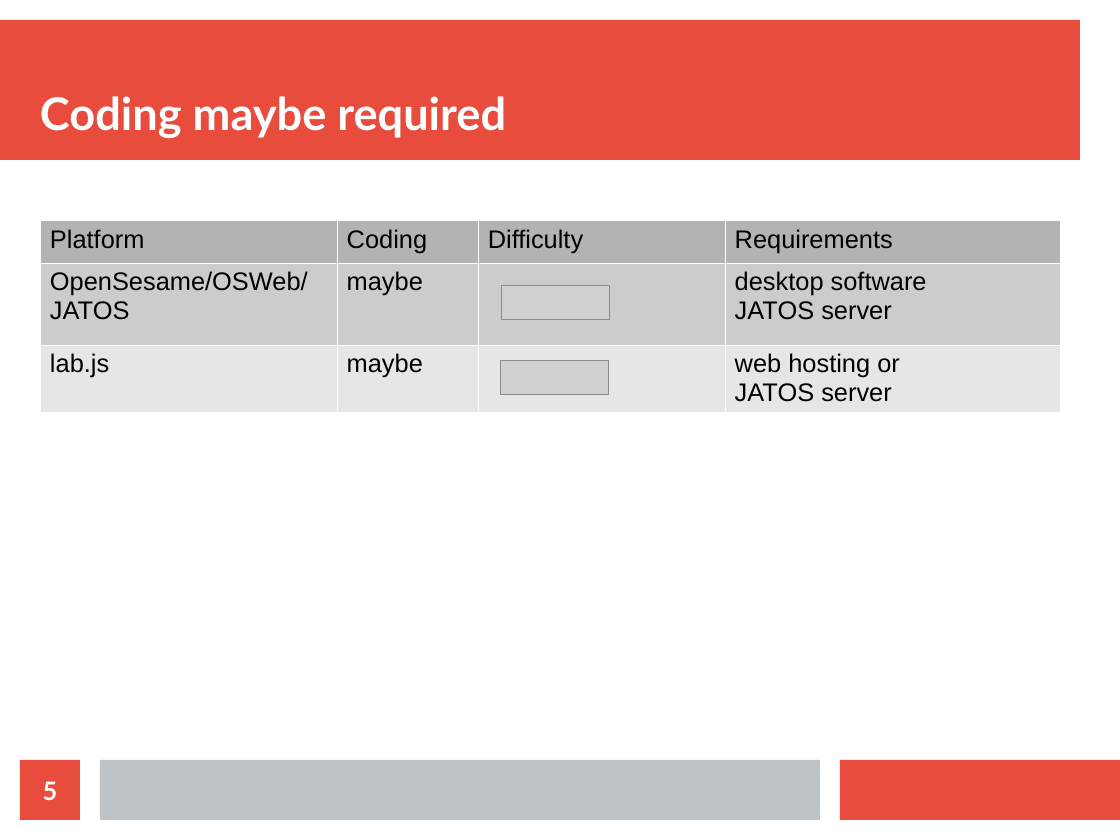
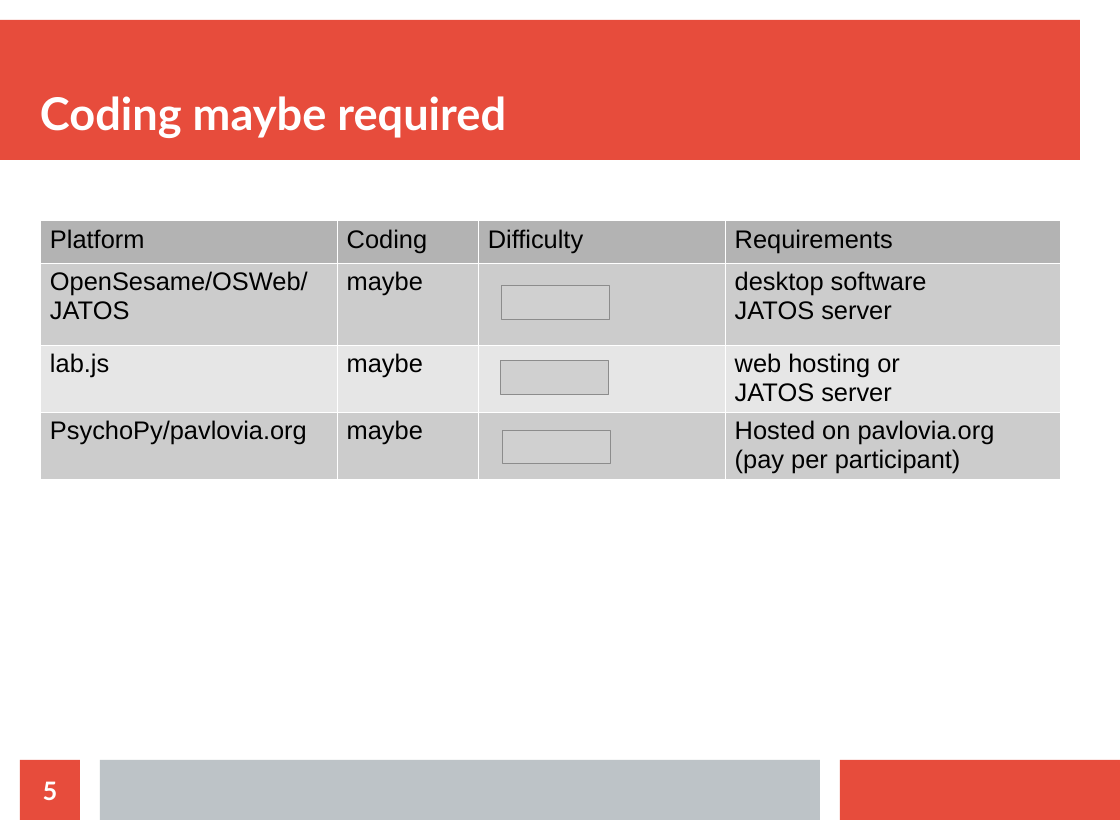
Before and after one commit to alisdt/online-experiments-at-aarhus, a slide deck: slide 5 of slides/overview.odp. Drawn at 1120x840 pixels with LibreOffice and Linux fonts; fonts in the diff are those of the drawing; grey boxes stand for pictures. Boxes give left, top, right and bottom in pixels: in the first picture for what was removed or moved away, otherwise in the second. Text is boxed around its words. In the diff, an @@ line names an element or a change of style, - is before the commit and + after.

```diff
--- a/slides/overview.odp
+++ b/slides/overview.odp
@@ table at (40,221,1060,480) @@
+row 4: PsychoPy/pavlovia.org | maybe |  | Hosted on pavlovia.org (pay per participant)
@@ picture added at (503,430,611,463) @@
```
Also in this commit, not shown: 1 other slide changed.
